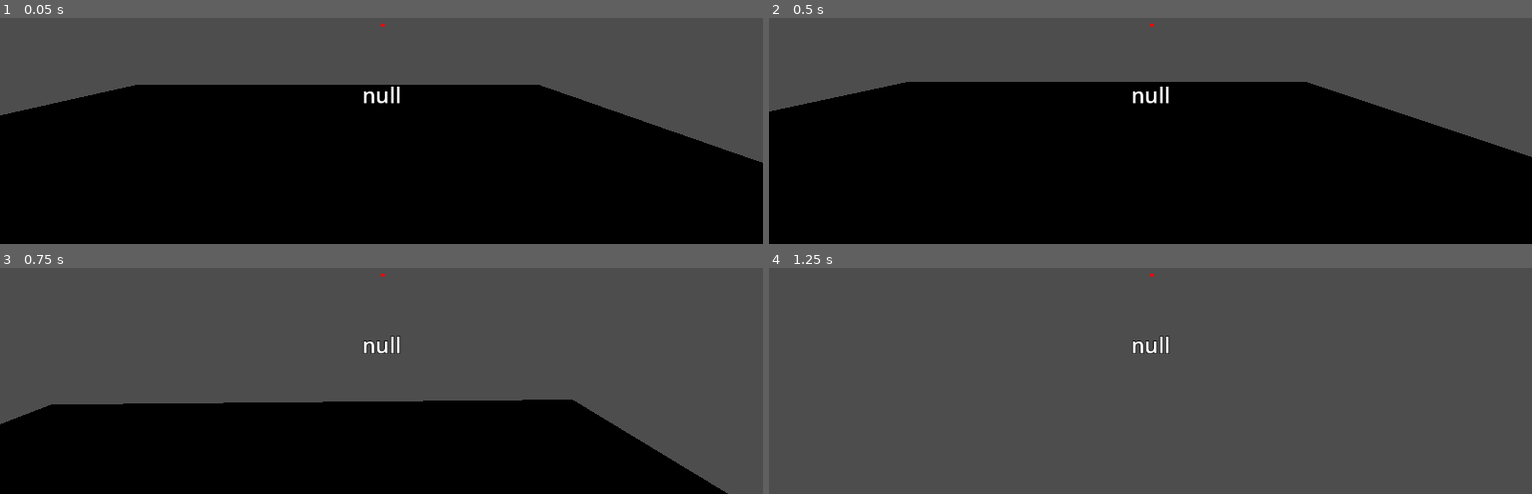
Above: before the commit, frames 1-4 (two rows, left to right).
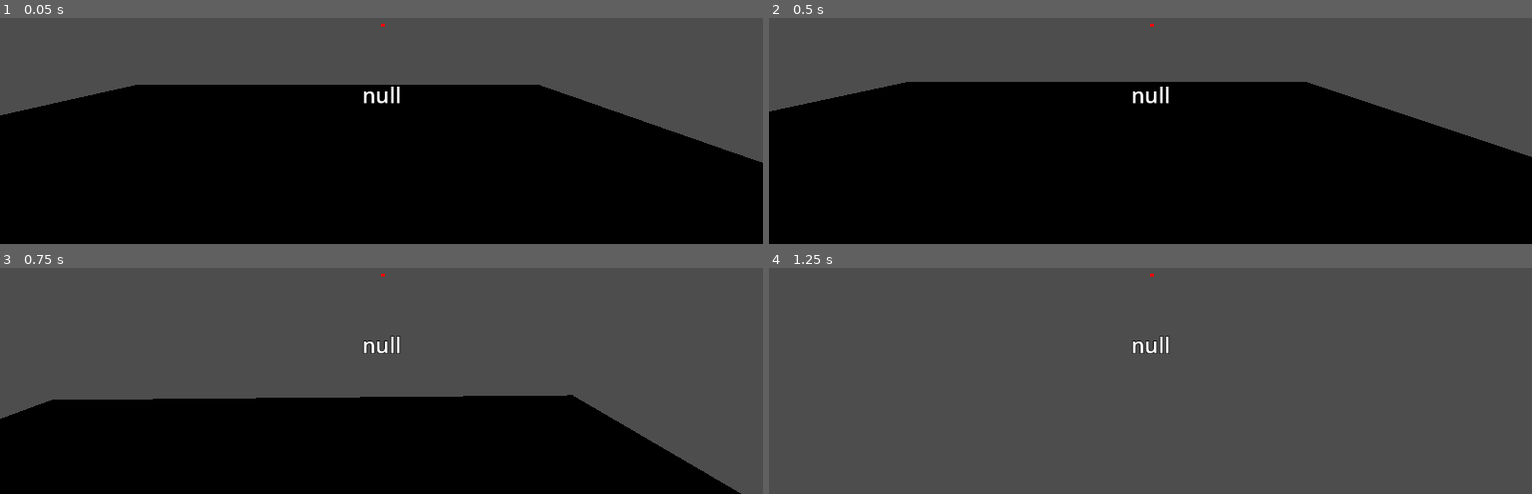
Above: after the commit, the same moments.

Repository: Twist-ttt/godot-interaction
Game: Godot game, scene res://Scenes/Game Scenes/Level/level_test.tscn
Two runs of this game, one before a commit and one after it. Both use one fixed random seed, a clock stepped at 60 frames per second and the inputs below.
Inputs (mouse positions are in pixels of both pictures, inside the frame that each line leads up to):
- Up to frame 1 (0.05 s): no input
- Up to frame 2 (0.5 s): no input
- Up to frame 3 (0.75 s): tap Enter at 0.5 s; move the mouse to (419, 279) at 0.52 s; hold W (move_forward) from 0.53 s (still down); tap Space (move_jump) at 0.6 s
- Up to frame 4 (1.25 s): keep holding W (move_forward); tap Space (move_jump) at 0.77, 1.07 s

Frames 1-2 are identical in both runs. In frame 3, 2.1% of the frame differs, in the area x 0-98%, y 56-100%; in frame 4, nothing differs.

Commit message:
状态机bug修复

Diff:
--- a/Scenes/Game Scenes/Entities/Player Test/player_test.gd
+++ b/Scenes/Game Scenes/Entities/Player Test/player_test.gd
@@ -44,11 +44,11 @@
 		jump_request_timer.start()
 	if not is_on_floor():
 		velocity.y -= GRAVITY * delta
-	else :
-		if Input.is_action_just_pressed("move_jump"):
-			jump_request_timer.stop()
-			print("jump")
-			velocity.y = JUMP_VELOCITY
+	#else :
+		#if Input.is_action_just_pressed("move_jump"):
+			#jump_request_timer.stop()
+			#print("jump")
+			#velocity.y = JUMP_VELOCITY
 
 
 	var input_dir = Input.get_vector("move_left", "move_right", "move_forward", "move_backward")
@@ -116,11 +116,13 @@
 func get_next_state(state: State) -> State:
 	var can_jump := is_on_floor() or coyote_timer.time_left > 0
 	var should_jump := can_jump and jump_request_timer.time_left > 0
-	if should_jump:
-		return State.JUMP
 
-	if state in GROUND_STATES and not is_on_floor():
-		return State.FALL
+
+	if state in GROUND_STATES:
+		if should_jump:
+			return State.JUMP
+		elif not is_on_floor():
+			return State.FALL
 
 	var input_dir := Input.get_vector("move_left", "move_right", "move_forward", "move_backward")
 	var is_still := input_dir.length_squared() < 0.0001 and is_zero_approx(velocity.x) and is_zero_approx(velocity.z)
@@ -138,7 +140,7 @@
 				return State.IDLE
 
 		State.JUMP:
-			if velocity.y >= 0:
+			if velocity.y <= 0:
 				return State.FALL
 
 		State.RUNNING:
